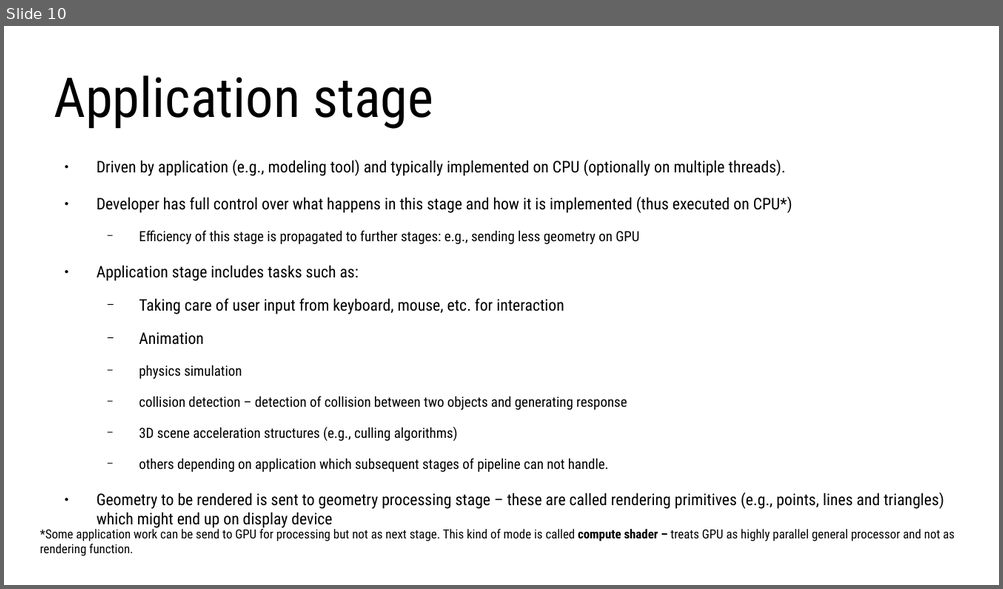
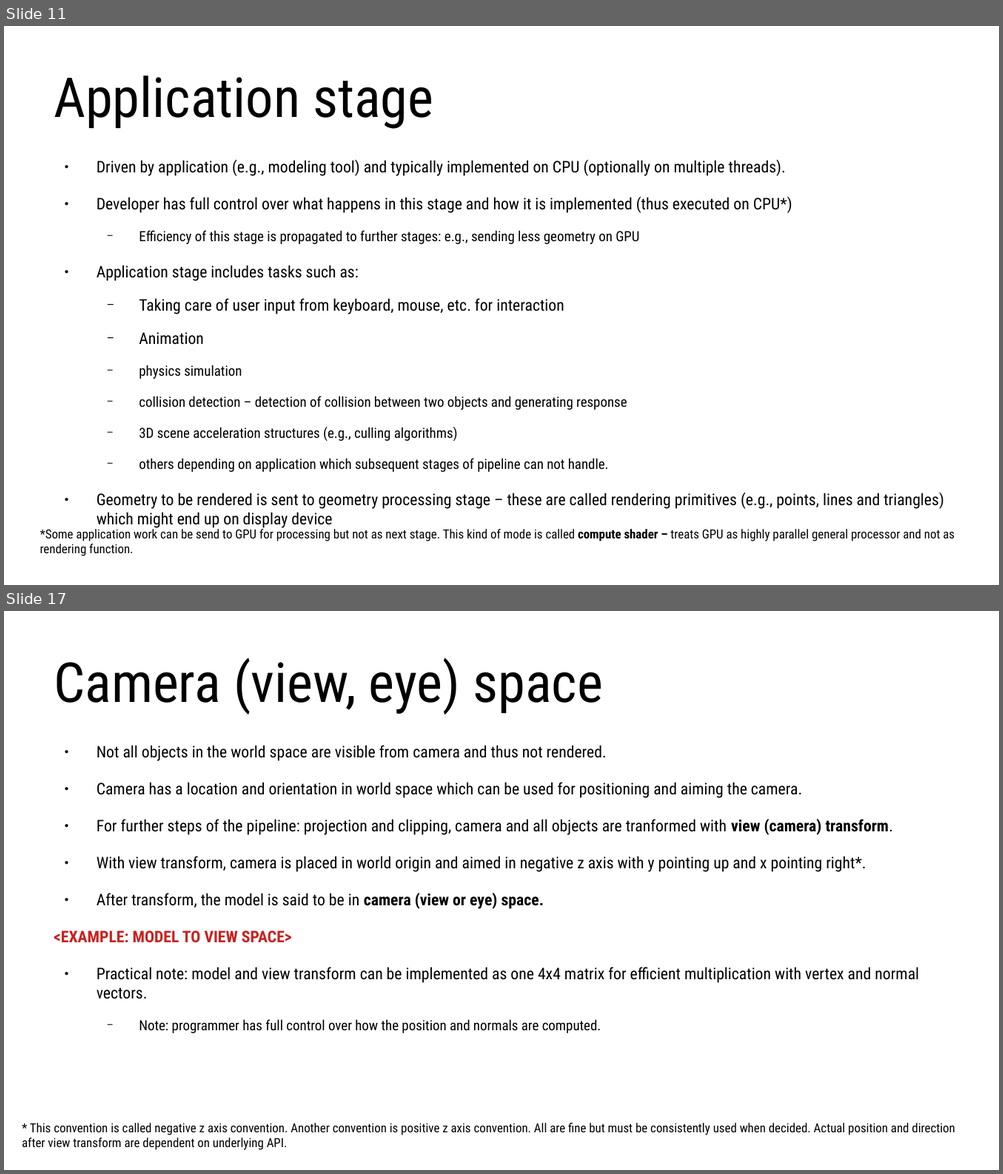
Before and after one commit to lorentzo/IntroductionToComputerGraphics, a slide deck: lectures/4_foundations_rendering/4_3_rasterization.odp. Shown one above the other, each under a label of ours: slide 10 before the commit, slides 11 and 17 after it; the slides between them are not shown. The pictures are 1003x589 and 1003x1174 pixels, drawn with LibreOffice and Linux fonts; fonts in the diff are those of the drawing. Boxes give left, top, right and bottom in pixels: in the first picture for what was removed or moved away, otherwise in the second. Text is boxed around its words. In the diff, an @@ line names an element or a change of style, - is before the commit and + after.

Commit message:
rasterization, graphics pipeline

```diff
--- a/lectures/4_foundations_rendering/4_3_rasterization.odp
+++ b/lectures/4_foundations_rendering/4_3_rasterization.odp
@@ slide 17 added at <box>4,611,999,1170</box>, background #FFFFFF @@
@@ title added at <box>54,658,603,715</box>, 44 pt, text #000000 @@
+Camera (view, eye) space
@@ text added at <box>54,745,919,1034</box>, 12.8 pt, text #000000 @@
+● Not all objects in the world space are visible from camera and thus not rendered.
+● Camera has a location and orientation in world space which can be used for positioning and aiming the camera.
+● For further steps of the pipeline: projection and clipping, camera and all objects are tranformed with view (camera) transform.
+● With view transform, camera is placed in world origin and aimed in negative z axis with y pointing up and x pointing right*.
+● After transform, the model is said to be in camera (view or eye) space.
+<EXAMPLE: MODEL TO VIEW SPACE>
+● Practical note: model and view transform can be implemented as one 4x4 matrix for efficient multiplication with vertex and normal vectors.
+  − Note: programmer has full control over how the position and normals are computed.
@@ text added at <box>22,1123,954,1150</box>, 10 pt, text #000000 @@
+* This convention is called negative z axis convention. Another convention is positive z axis convention. All are fine but must be consistently used when decided. Actual position and direction after view transform are dependent on underlying API.
@@ what was slide 10 is now slide 11 @@
```
Also in this commit, not shown: 5 slides changed, 16 other slides added, 1 other file.
